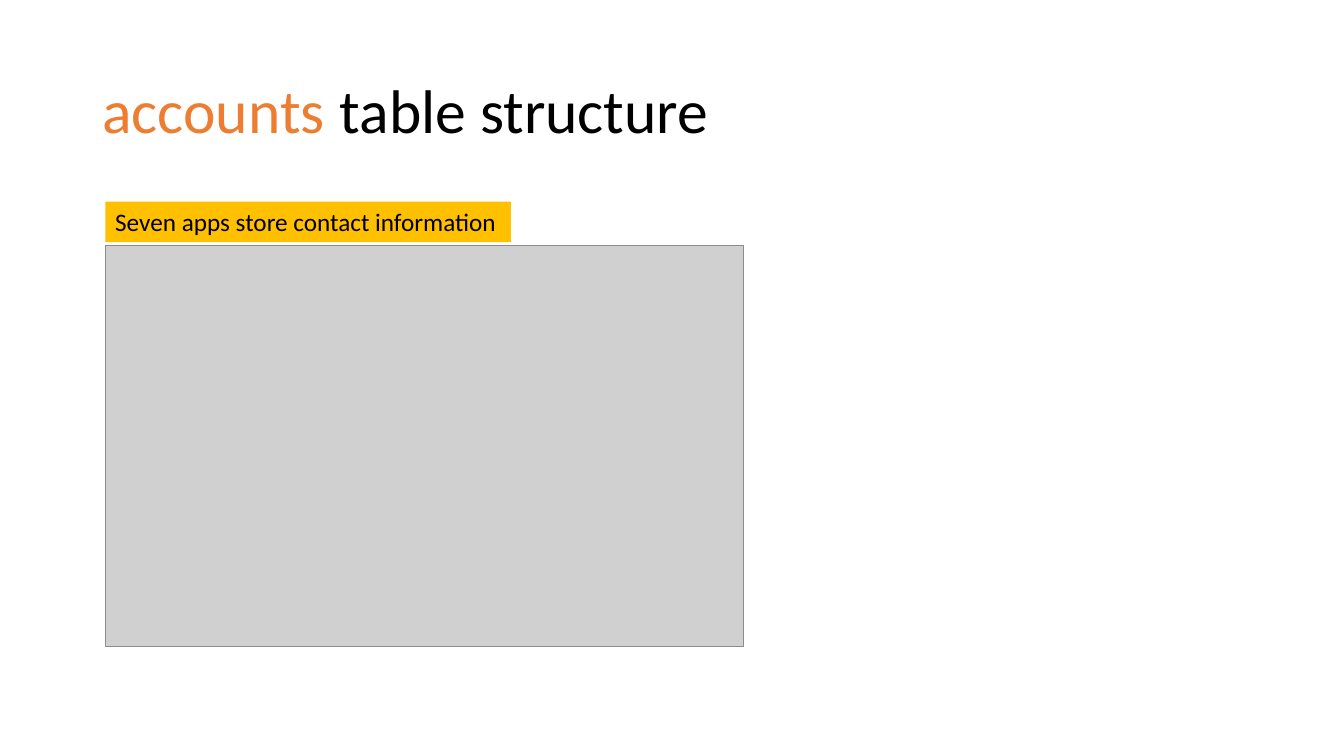
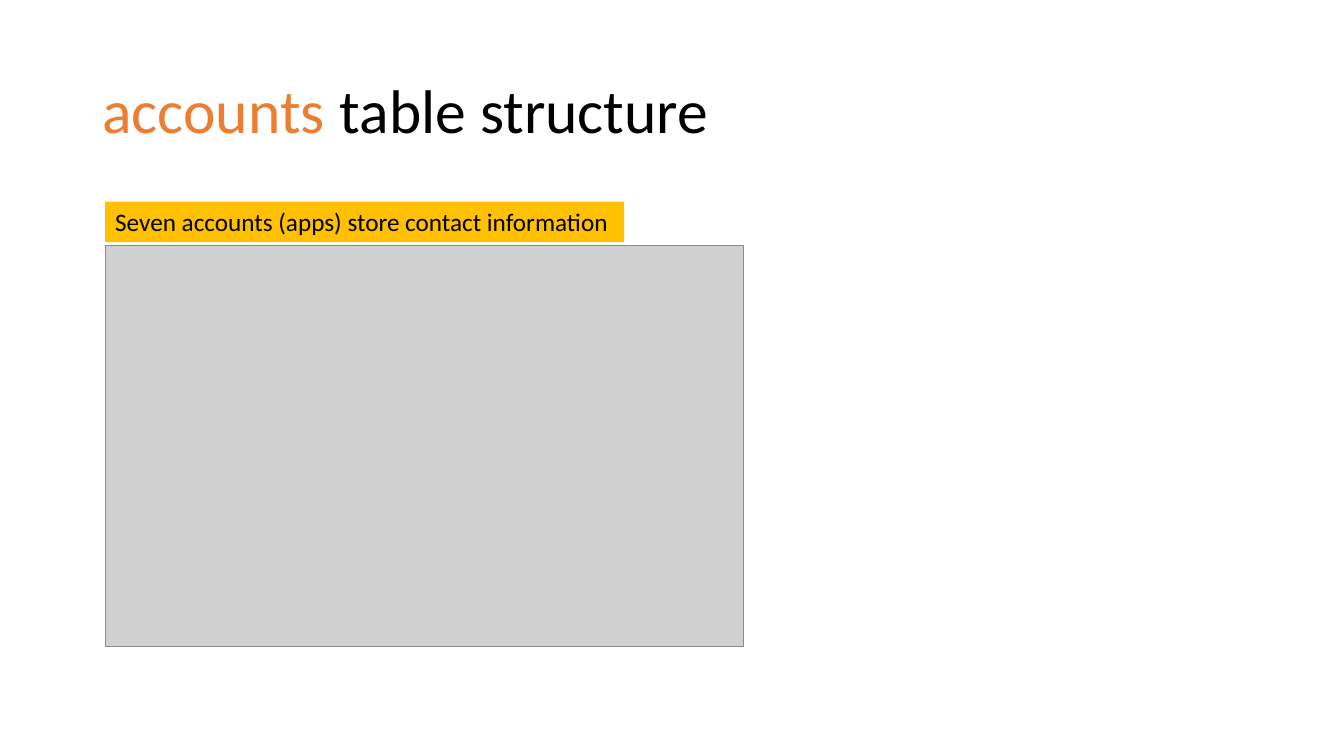
Before and after one commit to frankwxu/digital-forensics-lab, a slide deck: slide 25 of Android10/5_1_2_AOSP_App_Investigations_Contacts.pptx. Drawn at 1344x756 pixels with LibreOffice and Linux fonts; fonts in the diff are those of the drawing; grey boxes stand for pictures; background and template pictures are left out. Boxes give left, top, right and bottom in pixels: in the first picture for what was removed or moved away, otherwise in the second. Text is boxed around its words. In the diff, an @@ line names an element or a change of style, - is before the commit and + after.

```diff
--- a/Android10/5_1_2_AOSP_App_Investigations_Contacts.pptx
+++ b/Android10/5_1_2_AOSP_App_Investigations_Contacts.pptx
@@ rectangle "Seven accounts (apps) store contact ...": place and size @@
-rectangle "Seven accounts (apps) store contact ..." at <box>105,202,510,242</box>
+rectangle "Seven accounts (apps) store contact ..." at <box>105,202,624,242</box>
@@ text in rectangle at <box>115,212,608,235</box>: text changed @@
-Seven apps store contact information
+Seven accounts (apps) store contact information
```
Also in this commit, not shown: 1 other slide changed, 1 other file.
